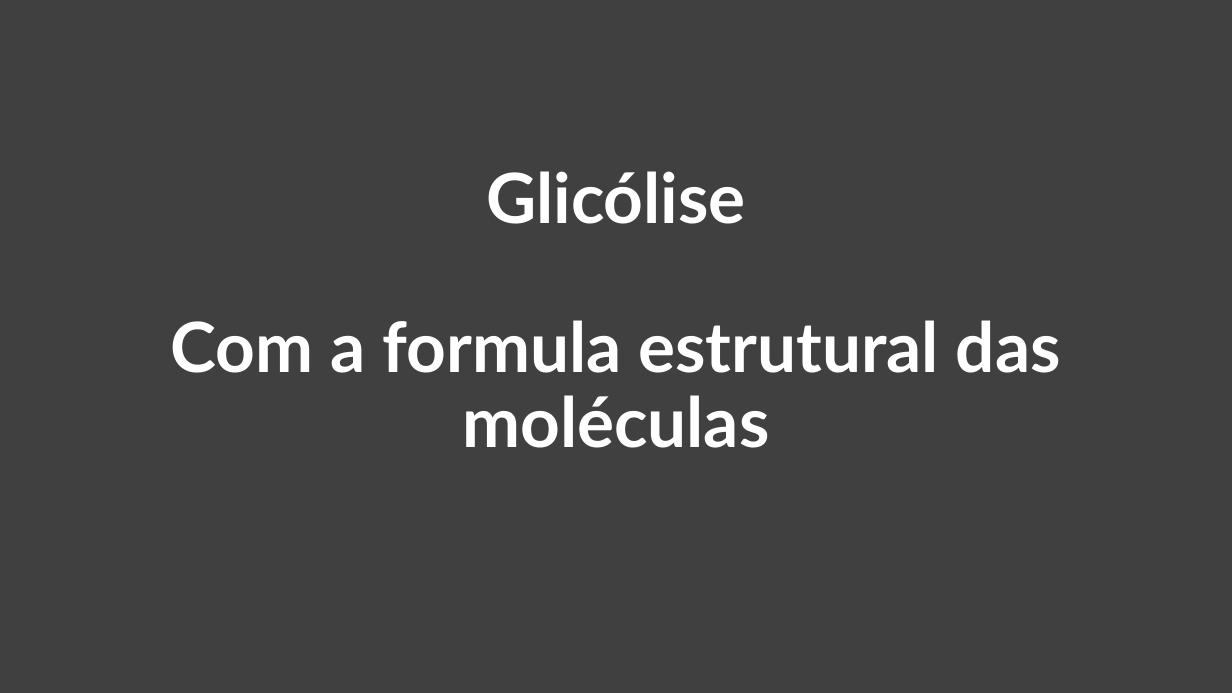
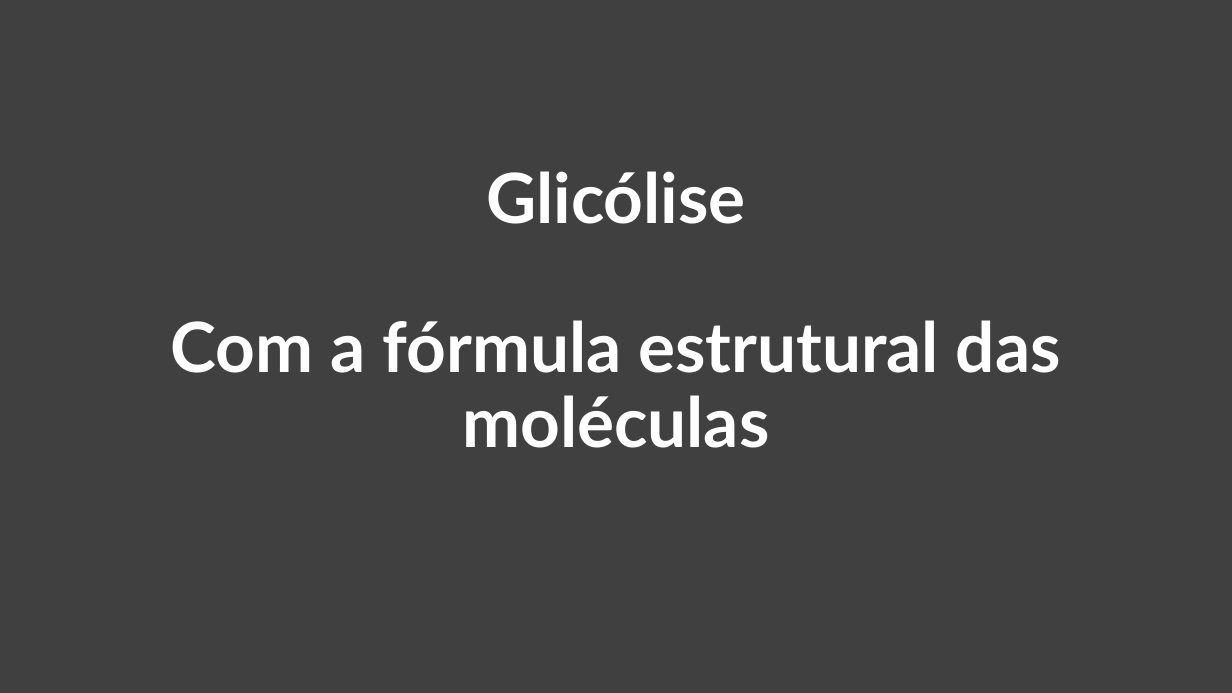
Before and after one commit to daniloasdotcom/Bioquimica-com-Danilo, a slide deck: slide 15 of assets/aulas/glicolise.pptx (slide 16 before the commit). Drawn at 1232x693 pixels with LibreOffice and Linux fonts; fonts in the diff are those of the drawing. Boxes give left, top, right and bottom in pixels: in the first picture for what was removed or moved away, otherwise in the second. Text is boxed around its words. In the diff, an @@ line names an element or a change of style, - is before the commit and + after.

```diff
--- a/assets/aulas/glicolise.pptx
+++ b/assets/aulas/glicolise.pptx
@@ title at (x1=171, y1=171, x2=1061, y2=448): text changed @@
-Glicólise
-Com a formula estrutural das moléculas
+Glicólise
+Com a fórmula estrutural das moléculas
```
Also in this commit, not shown: 10 other slides changed, 4 slides added, 2 slides removed, 3 other files.
